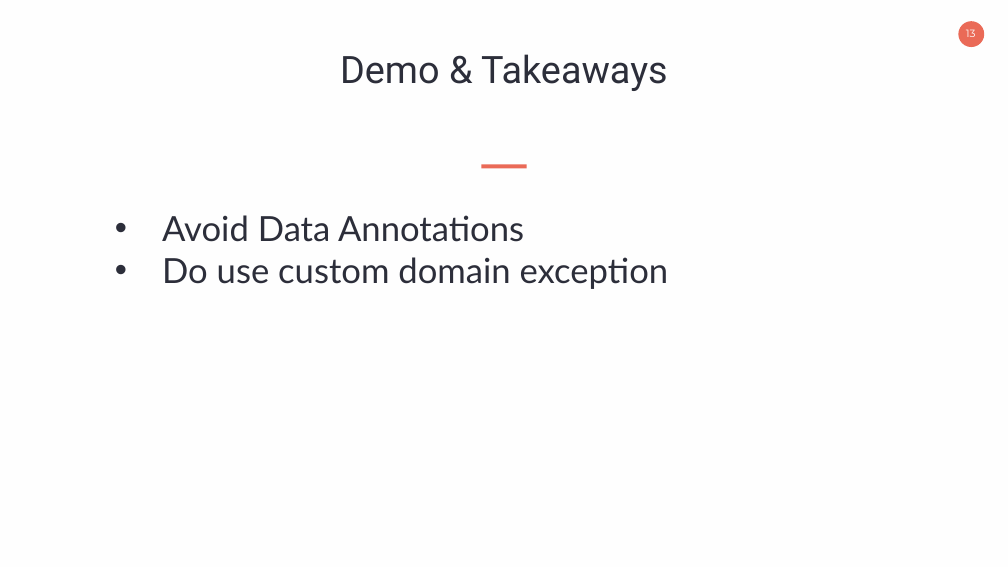
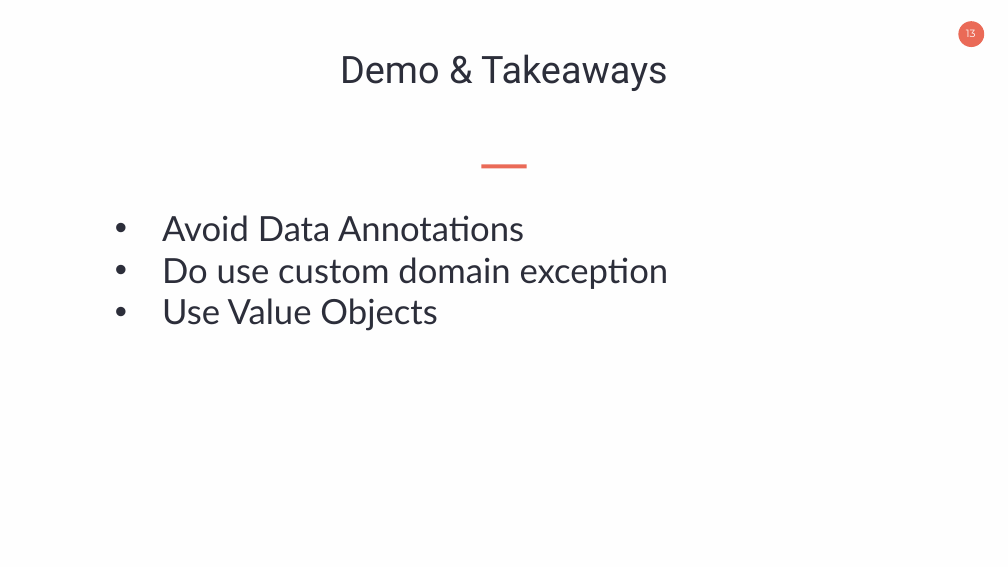
Before and after one commit to Patrick-Ullrich/talks, a slide deck: slide 13 of PDC-CleanArchitecture/prairiedev.pptx. Drawn at 1008x567 pixels with LibreOffice and Linux fonts; fonts in the diff are those of the drawing. Boxes give left, top, right and bottom in pixels: in the first picture for what was removed or moved away, otherwise in the second. Text is boxed around its words. In the diff, an @@ line names an element or a change of style, - is before the commit and + after.

```diff
--- a/PDC-CleanArchitecture/prairiedev.pptx
+++ b/PDC-CleanArchitecture/prairiedev.pptx
@@ text at (162,298,437,331): paragraph added @@
+• Use Value Objects
```
Also in this commit, not shown: 2 other slides changed.
